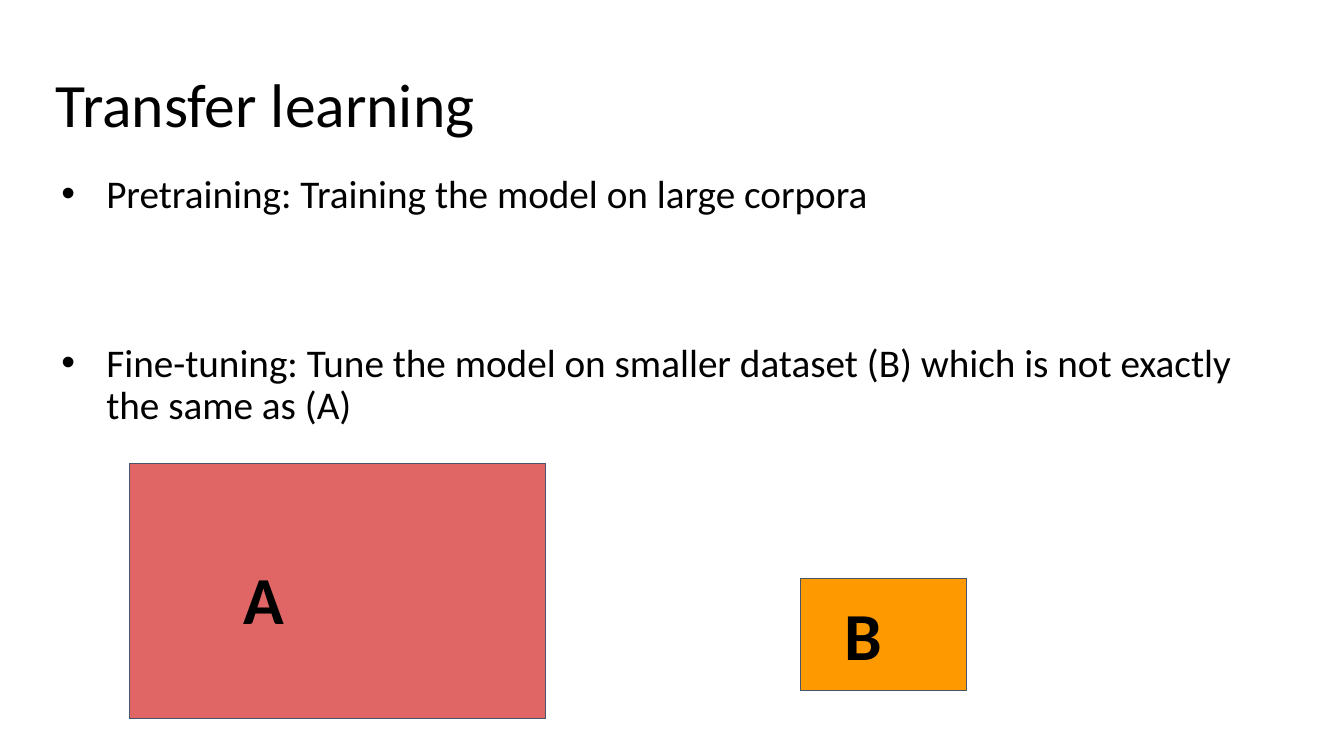
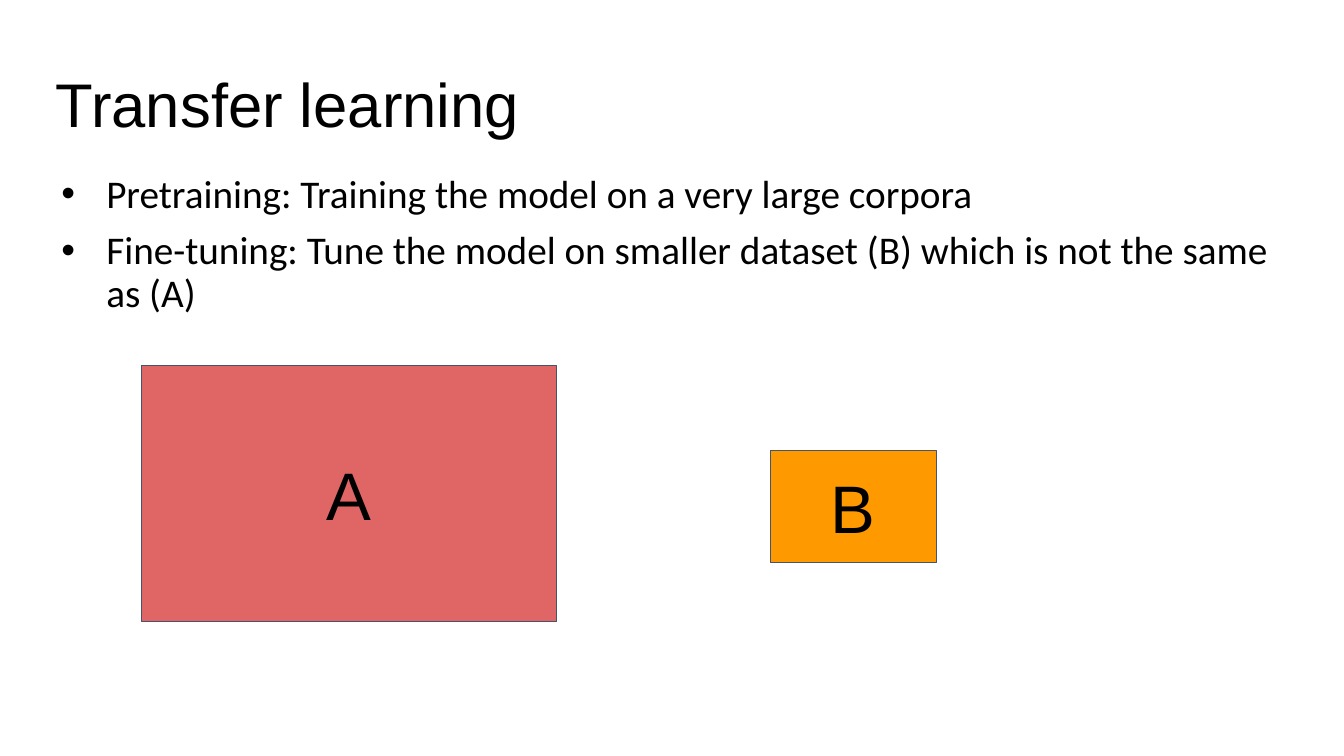
Before and after one commit to DSAISummerCamp/dscamp_public, a slide deck: slide 30 of NLP 2/nlp2.pptx (slide 12 before the commit). Drawn at 1344x756 pixels with LibreOffice and Linux fonts; fonts in the diff are those of the drawing. Boxes give left, top, right and bottom in pixels: in the first picture for what was removed or moved away, otherwise in the second. Text is boxed around its words. In the diff, an @@ line names an element or a change of style, - is before the commit and + after.

```diff
--- a/NLP 2/nlp2.pptx
+++ b/NLP 2/nlp2.pptx
@@ title "Transfer learning" at (56, 82, 519, 139): font Calibri to Arial @@
@@ text at (106, 180, 1268, 313): text changed @@
-• Pretraining: Training the model on large corpora
-• Fine-tuning: Tune the model on smaller dataset (B) which is not exactly the same as (A)
+• Pretraining: Training the model on a very large corpora
+• Fine-tuning: Tune the model on smaller dataset (B) which is not the same as (A)
@@ rectangle "A": place and size @@
-rectangle "A" at (243, 580, 284, 624)
+rectangle "A" at (141, 366, 557, 621)
@@ rectangle "A" at (141, 366, 557, 621): font Calibri to Arial, bold off; alignment left to centre; vertical alignment top to middle; fill none to #E06666; outline none to #44546A 0.75 pt @@
@@ rectangle removed at (130, 464, 545, 719) @@
@@ rectangle "B": place and size @@
-rectangle "B" at (844, 616, 882, 660)
+rectangle "B" at (770, 451, 937, 564)
@@ rectangle "B" at (770, 451, 937, 564): font Calibri to Arial, bold off; alignment left to centre; vertical alignment top to middle; fill none to #FF9900; outline none to #44546A 0.75 pt @@
@@ rectangle removed at (801, 579, 967, 692) @@
```
Also in this commit, not shown: 14 other slides changed, 19 slides added, 5 slides removed.
